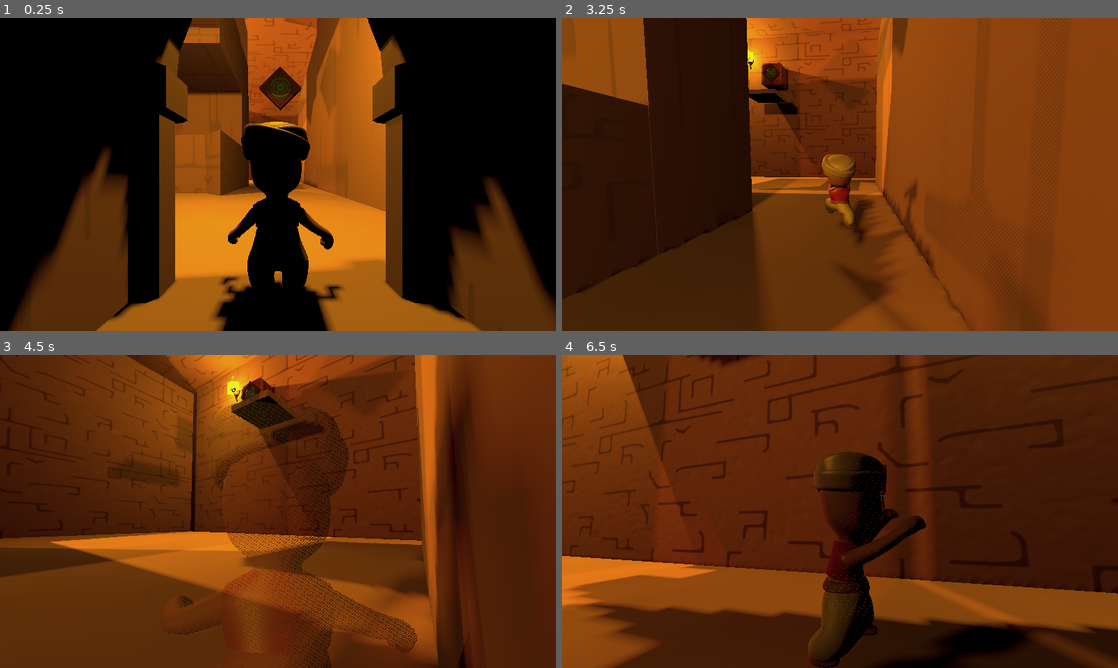
Above: before the commit, frames 1-4 (two rows, left to right).
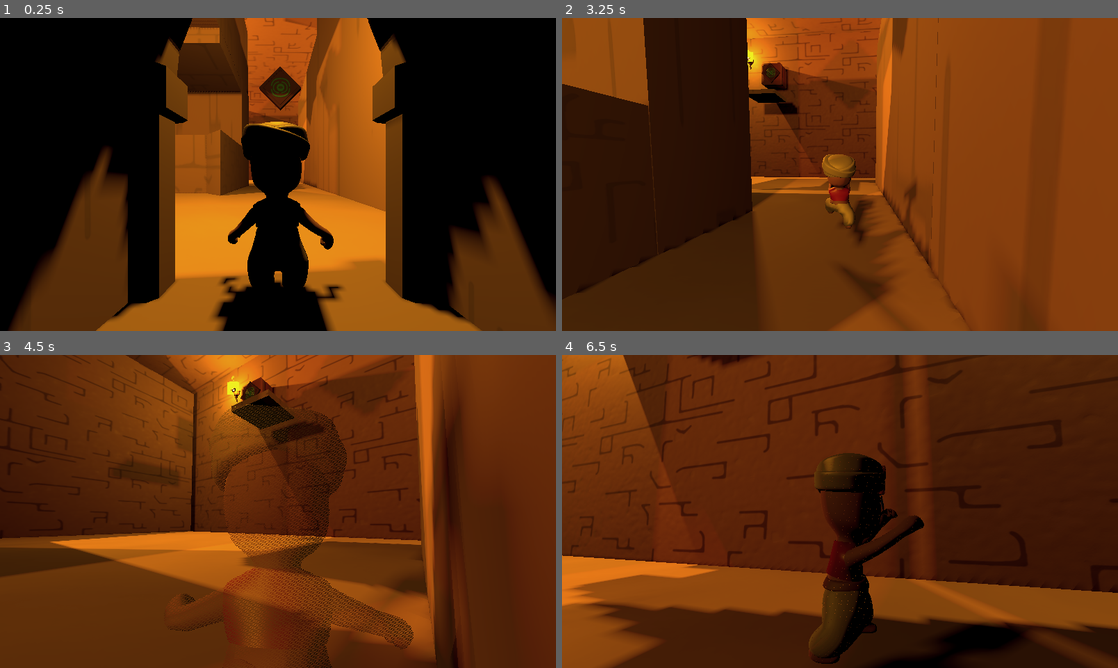
Above: after the commit, the same moments.

Repository: Cammymoop/GWProj
Game: Godot game, scene res://scenes/test_world_three.tscn
Two runs of this game, one before a commit and one after it. Both use one fixed random seed, a clock stepped at 60 frames per second and the inputs below. This scene is started directly instead of the project's main scene.
Inputs (mouse positions are in pixels of both pictures, inside the frame that each line leads up to):
- Up to frame 1 (0.25 s): no input
- Up to frame 2 (3.25 s): move the mouse to (867, 174) at 0.52 s; hold W (forward) from 0.53 s (still down); click (867, 174) at 0.6 s; tap Space (jump) at 0.77, 1.52, 3.02 s; move the mouse to (812, 174) at 1.27 s; click (812, 174) at 1.35 s; move the mouse to (851, 168) at 2.02 s; click (851, 168) at 2.1 s; move the mouse to (834, 180) at 2.77 s; click (834, 180) at 2.85 s
- Up to frame 3 (4.5 s): keep holding W (forward); move the mouse to (316, 514) at 3.52 s; click (316, 514) at 3.6 s; tap Space (jump) at 3.77 s; move the mouse to (233, 508) at 4.27 s; click (233, 508) at 4.35 s
- Up to frame 4 (6.5 s): tap Space (jump) at 4.52, 6.02 s; move the mouse to (845, 511) at 5.02 s; click (845, 511) at 5.1 s; move the mouse to (817, 505) at 5.77 s; release W (forward) at 5.78 s; hold D (right) from 5.78 s (still down); click (817, 505) at 5.85 s

The runs differ from the first frame. In frame 2, less than 0.1% of the frame differs, in the area x 56-68%, y 0-80%; in frame 3, 2.9%, in the area x 0-86%, y 0-100%; in frame 4, 1.1%.

Commit message:
another level edit

Diff:
--- a/scenes/test_world_three.tscn
+++ b/scenes/test_world_three.tscn
@@ -505,7 +505,7 @@
 transform = Transform3D(-1.59656e-07, 0, -1.5442, 0, 12.1608, 0, 3.6525, 0, -6.74993e-08, 7.41505, -1.86648, 16.1831)
 
 [node name="Mesh_PlatformLong9" parent="." instance=ExtResource("12_bguen")]
-transform = Transform3D(-1.59656e-07, 0, -1.5442, 0, 12.1608, 0, 3.6525, 0, -6.74993e-08, 7.41505, -8.57008, -1.82882)
+transform = Transform3D(-1.07046e-07, 0, -1.5442, 0, 12.1608, 0, 2.44893, 0, -6.74993e-08, 7.41505, -8.57008, -6.19792)
 
 [node name="Mesh_PlatformLong5" parent="." instance=ExtResource("12_bguen")]
 transform = Transform3D(1.32915, 0, 0, 0, 12.1608, 0, 0, 0, 1.5442, -7.12829, 8.29022, 12.4515)
